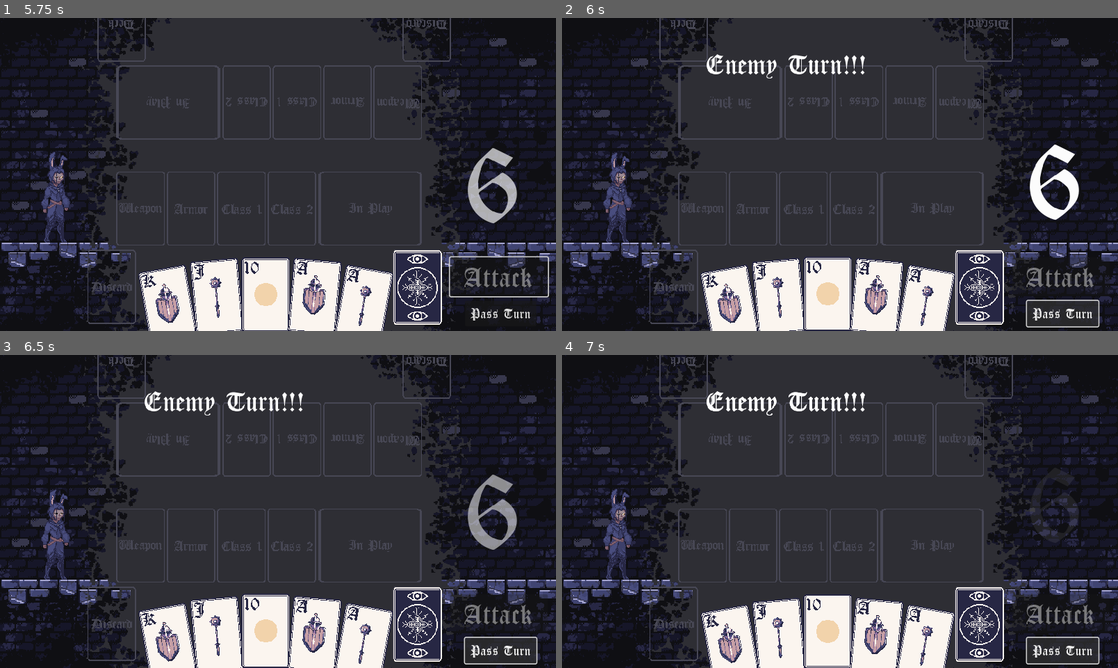
Above: before the commit, frames 1-4 (two rows, left to right).
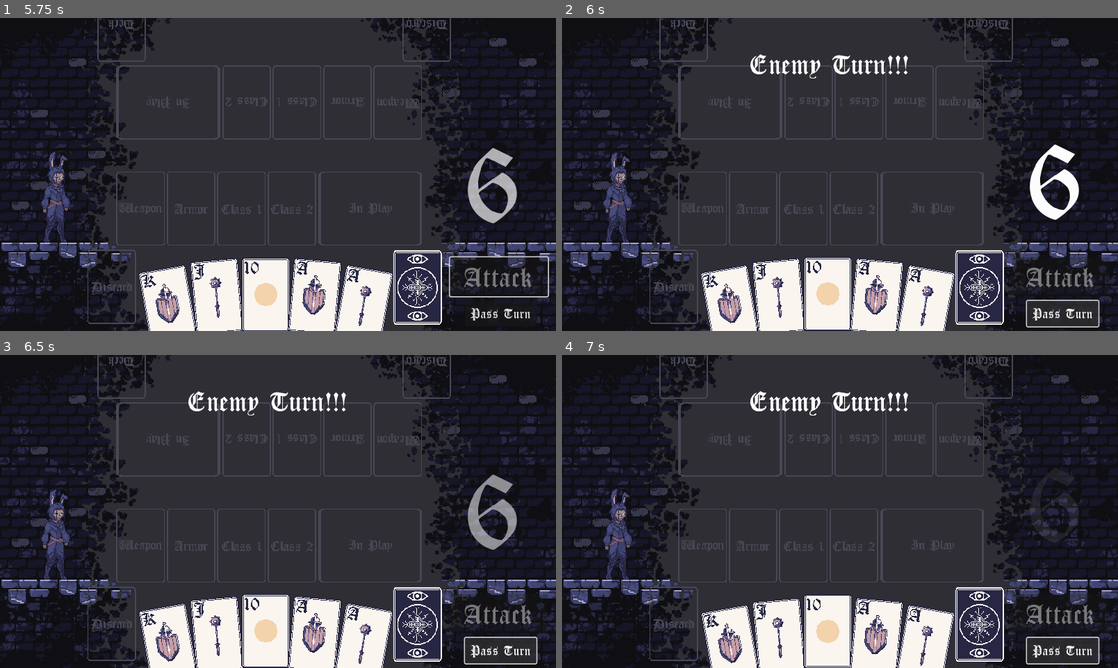
Above: after the commit, the same moments.

Repository: grahamcr4cker/PracticeCards
Game: Godot game, scene res://main_menu.tscn
Same seed, same stepped clock (60 frames per second), same inputs: the game is played once before the commit and once after it.
Inputs:
- Up to frame 1 (5.75 s): click "Thief" at 0.5 s; click "Priest" at 1.25 s; click "Longblade" at 2 s; click "Mace" at 2.75 s; click "Heavy Armor" at 3.5 s; click "Play Game" at 4.25 s; click "Attack" at 5 s
- Up to frame 2 (6 s): click "Pass Turn" at 5.75 s
- Up to frame 3 (6.5 s): no input
- Up to frame 4 (7 s): click "Pass Turn" at 6.5 s

Frame 1 is identical in both runs. In frame 2, 1.1% of the frame differs, in the area x 26-63%, y 11-20%; in frame 3, 1.1%; in frame 4, 1.1%.

Commit message:
cleaned up code and centered message

Diff:
--- a/combat_dungeon.gd
+++ b/combat_dungeon.gd
@@ -9,7 +9,7 @@
 	new_label.text = "Enemy Turn!!!"
 
 #	new_label.min_size = Vector2(100, 50)
-	new_label.position = Vector2(250, 50)
+	new_label.position = Vector2(325, 50)
 
 	var dynamic_font = load("res://assets/Fonts/CloisterBlack.ttf")
 #	dynamic_font.size = 48
